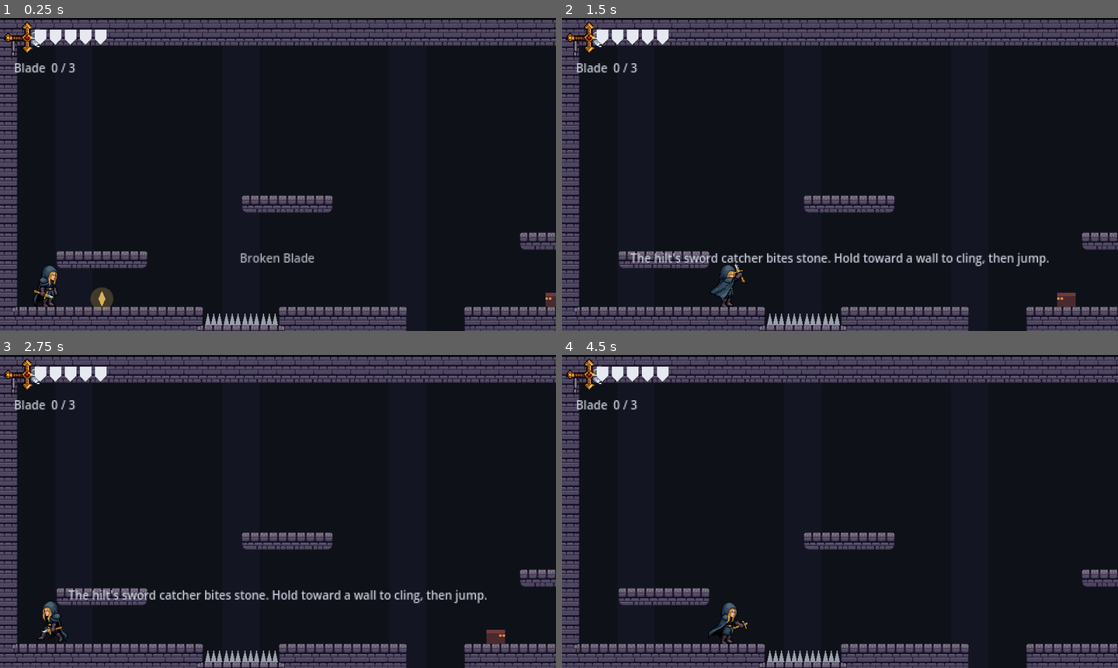
Above: before the commit, frames 1-4 (two rows, left to right).
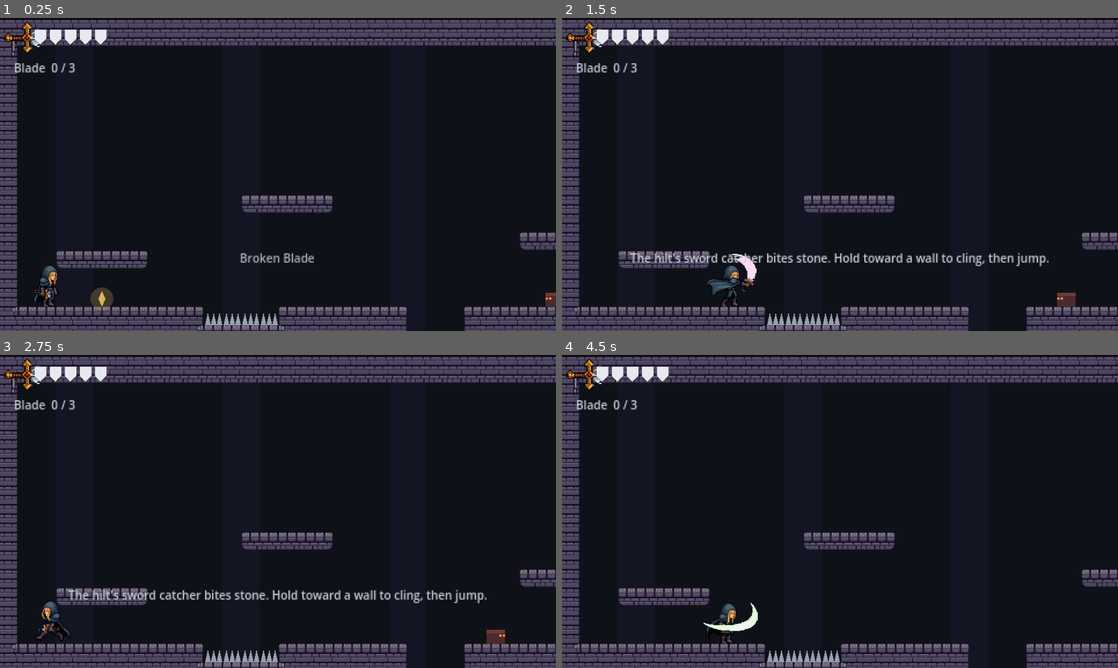
Above: after the commit, the same moments.

Repository: M1QuickGun/broken-blade
Game: Godot game, scene res://scenes/main.tscn
The game is run twice, just before and just after one commit, with the same random seed, the same clock (stepped at 60 frames per second) and the same inputs.
Inputs (mouse positions are in pixels of both pictures, inside the frame that each line leads up to):
- Up to frame 1 (0.25 s): no input
- Up to frame 2 (1.5 s): move the mouse to (962, 158) at 0.52 s; hold D (move_right) 0.53-1.25 s; hold Right mouse button (shockline) 0.53-1.25 s; click (962, 158) at 0.67 s; tap Space (jump) at 0.77 s; drag from (728, 190) to (773, 318) at 1.27 s
- Up to frame 3 (2.75 s): move the mouse to (333, 442) at 2.02 s; hold A (move_left) from 2.03 s (still down); hold Right mouse button (shockline) from 2.03 s (still down); tap Shift (dash) at 2.1 s
- Up to frame 4 (4.5 s): release A (move_left) at 2.75 s; release Right mouse button (shockline) at 2.75 s; drag from (812, 574) to (673, 464) at 2.77 s; move the mouse to (1006, 558) at 3.52 s; hold D (move_right) 3.53-4.25 s; hold W (look_up) 3.53-4.25 s; tap Space (jump) at 3.77 s; right-click (1006, 558) at 3.8 s; drag from (673, 464) to (773, 655) at 4.27 s

The runs differ from the first frame. In frame 1, less than 0.1% of the frame differs, in the area x 6-11%, y 82-92%; in frame 2, 0.5%, in the area x 25-35%, y 75-92%; in frame 3, 0.2%; in frame 4, 0.4%.

Commit message:
Hilt stage holds the HUD hilt; shockline fires from the blade tip and removes it from the sword
- New hilt-stage animations from a base holding the red-gem hilt
- Shockline starts where the lightning tip sits on the blade
- While the tip is out, Storm shows the tipless blade (ice / ice+fire sets)

Co-Authored-By: Claude Opus 5.5 <noreply@anthropic.com>

Diff:
--- a/scripts/player.gd
+++ b/scripts/player.gd
@@ -112,8 +112,12 @@
 ## The lightning tip of the blade, pointing right. The shockline fires it off the sword
 ## on a line of crackling barbed wire.
 const SHOCK_TIP := preload("res://art/blade/tip.png")
-## Where the sword points from, relative to Storm's centre when facing right.
-const SWORD_POINT := Vector2(9, 3)
+## Where the lightning tip sits on the held blade, relative to Storm's centre when facing
+## right: the shockline fires from here.
+const SWORD_POINT := Vector2(16, 1.5)
+## While the tip is out on the shockline, Storm's sword is shown without it: the stages
+## that hold the tip look exactly like these once it's gone.
+const TIPLESS_STAGE := {"ice_lightning": "ice", "full": "ice_fire"}
 const WIRE_TWIST := 5.0
 const WIRE_BARB_SPACING := 7.0
 const COLOR_BOLT_GLOW := Color(0.65, 0.55, 1.0, 0.45)
@@ -199,6 +203,8 @@
 var _sprite: AnimatedSprite2D
 ## SpriteFrames per blade stage, built on first use.
 var _stage_frames := {}
+## The stage whose animations are showing (can differ from Game.blade_stage() mid-shockline).
+var _shown_stage := ""
 ## Keeps the attack animation playing after the (much shorter) hitbox is gone.
 var _attack_anim := 0.0
 ## Forward swings alternate between a rising slash and a backhand return, so a string
@@ -851,10 +857,21 @@
 	Game.pieces_changed.connect(func(_count: int) -> void: _apply_blade_stage())
 
 
+## The blade stage to draw right now: the real one, minus the tip while it's flying.
+func _display_stage() -> String:
+	var stage := Game.blade_stage()
+	if _shock != Shock.NONE:
+		return TIPLESS_STAGE.get(stage, stage)
+	return stage
+
+
 ## Swaps in the animation set for however much of the blade Storm now holds,
 ## carrying on from the same animation and frame.
 func _apply_blade_stage() -> void:
-	var stage := Game.blade_stage()
+	var stage := _display_stage()
+	if stage == _shown_stage:
+		return
+	_shown_stage = stage
 	if not _stage_frames.has(stage):
 		_stage_frames[stage] = _load_stage_frames(stage)
 	var anim := _sprite.animation
@@ -889,6 +906,7 @@
 
 
 func _update_sprite() -> void:
+	_apply_blade_stage()
 	_sprite.flip_h = facing < 0
 	# Keep Storm's body on the node's origin, and his feet on the bottom edge of the frame.
 	var size := int(_sprite.sprite_frames.get_frame_texture(_sprite.animation, 0).get_height())
Not shown, added: art/concepts/bases/storm_hilt2.png.import
Binary file changed: art/storm/hilt/attack.png
Binary file changed: art/storm/hilt/attack2.png
Binary file changed: art/storm/hilt/attack_down.png
Binary file changed: art/storm/hilt/attack_up.png
Binary file changed: art/storm/hilt/idle.png
Binary file changed: art/storm/hilt/jump.png
Binary file changed: art/storm/hilt/run.png
Binary file changed: art/storm/hilt/wall.png
Binary file changed: art/storm/ice/attack.png
Binary file changed: art/storm/ice/attack2.png
Binary file changed: art/storm/ice/attack_down.png
(and 6 more such lines)
